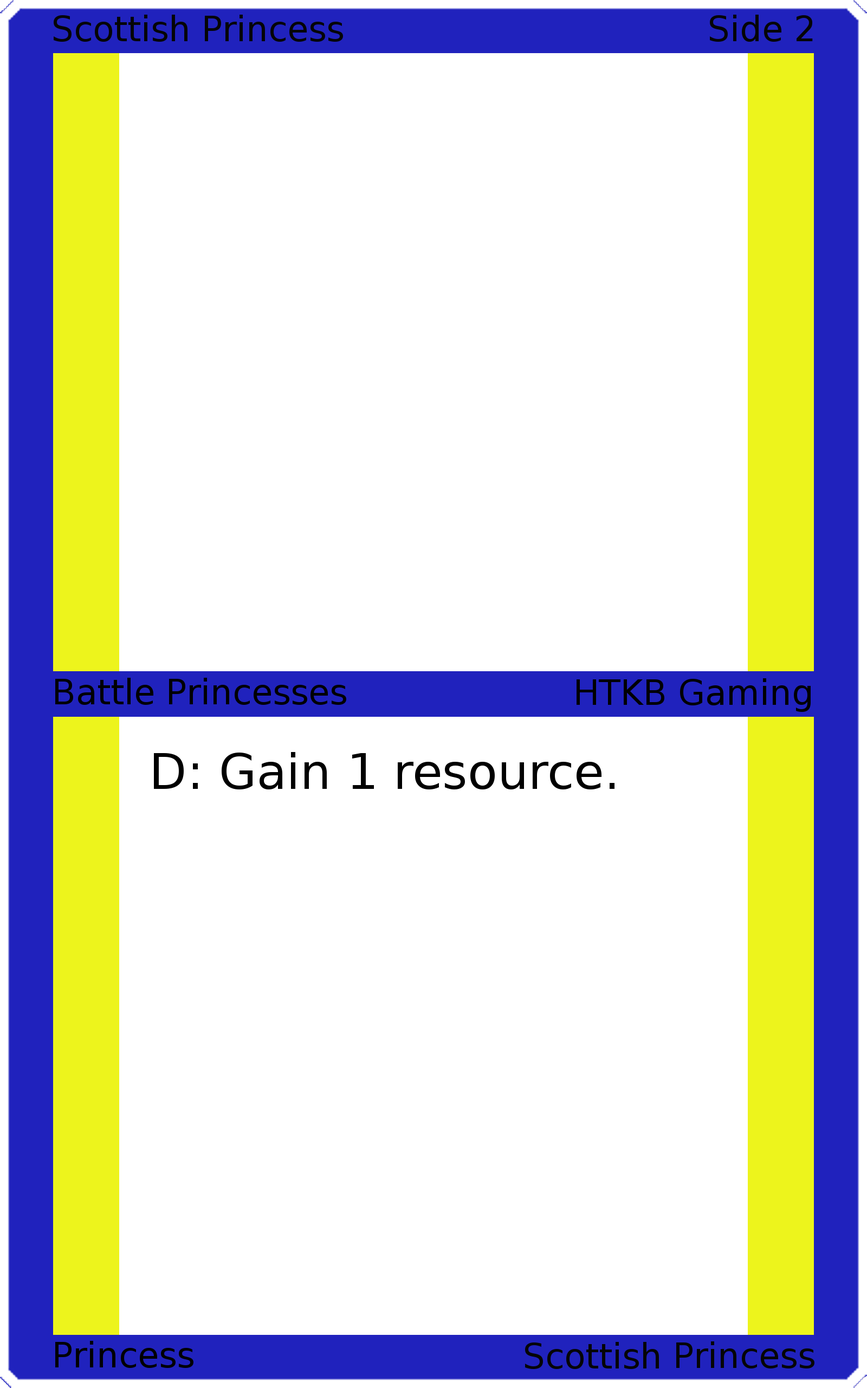
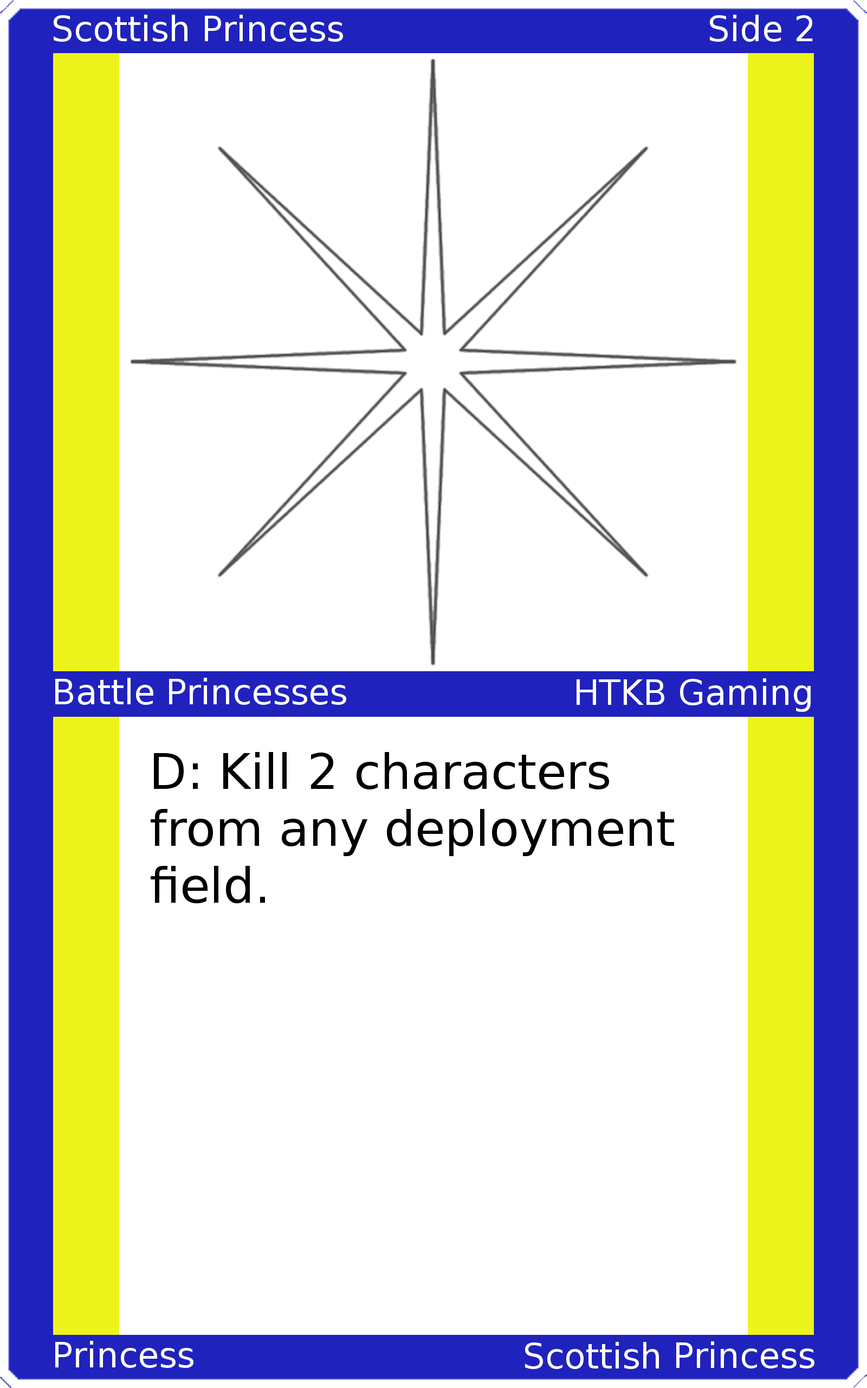
Comparing the layer stacks of the two 867 × 1388 images. Changes:
painted on "Upper Left" over [53, 14, 344, 42]
painted on "Upper Right" over [710, 14, 814, 42]
painted on "Mid Left" over [55, 677, 347, 705]
painted on "Mid Right" over [576, 678, 811, 712]
painted on "Card Text" over [150, 751, 675, 904]
painted on "Bottom Left" over [55, 1340, 194, 1368]
painted on "Bottom Right" over [525, 1340, 815, 1369]
added layer "Art" above "Top Background" over [129, 57, 738, 666]
